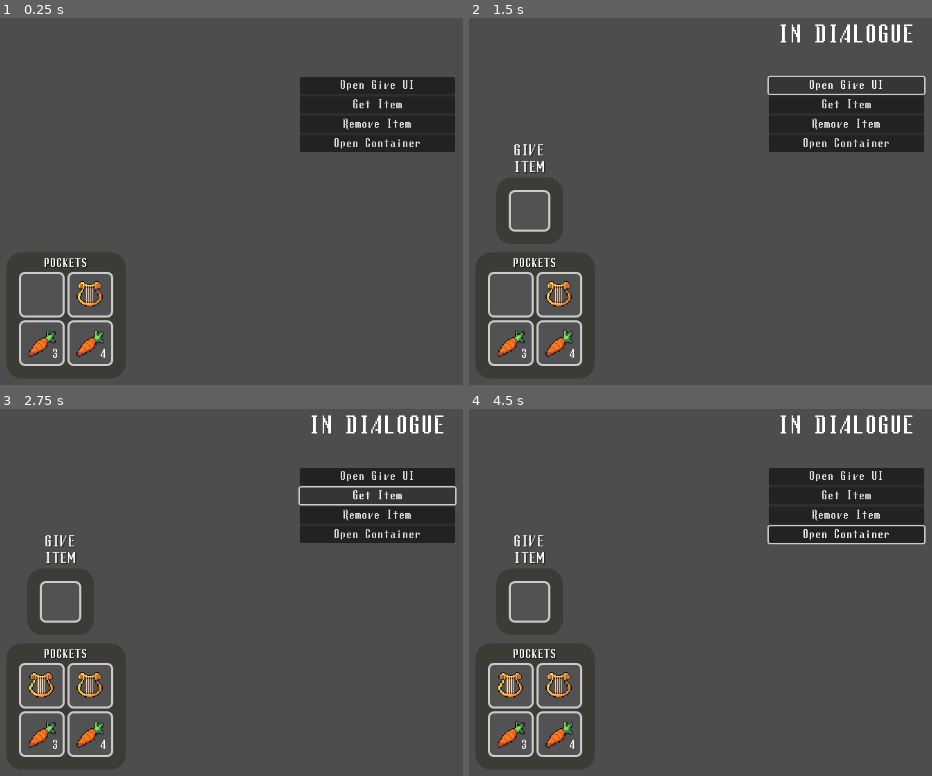
Above: before the commit, frames 1-4 (two rows, left to right).
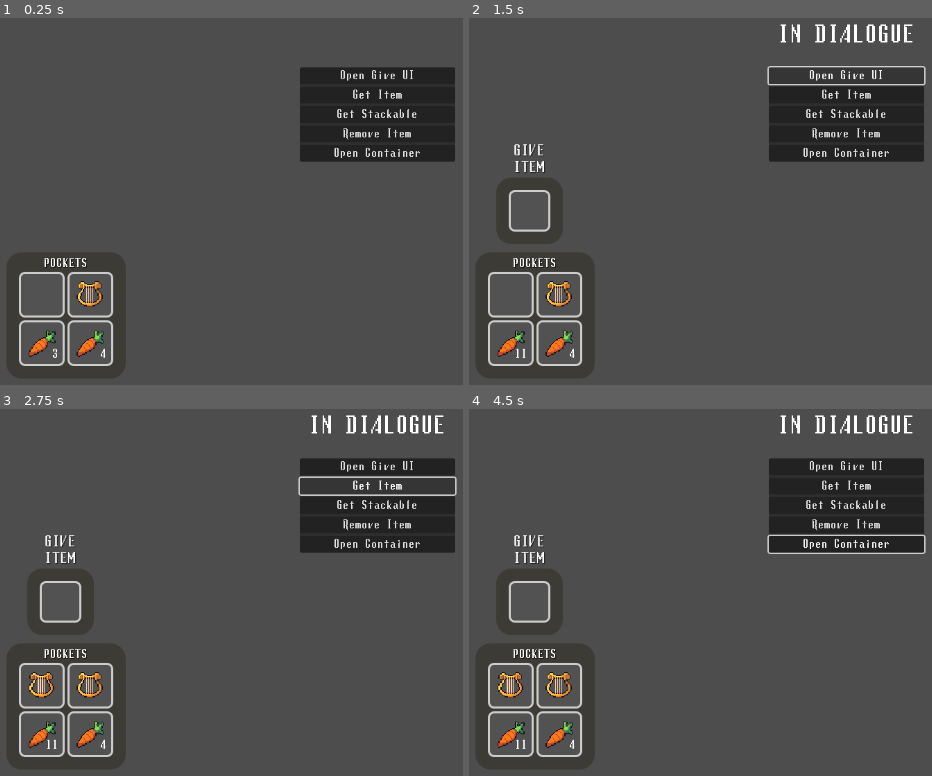
Above: after the commit, the same moments.

Repository: hamgoblin45/Fascism-Sim
Game: Godot game, scene res://Interface/inventory_ui.tscn
Same seed, same stepped clock (60 frames per second), same inputs: the game is played once before the commit and once after it.
Inputs (mouse positions are in pixels of both pictures, inside the frame that each line leads up to):
- Up to frame 1 (0.25 s): no input
- Up to frame 2 (1.5 s): click (848, 113) at 0.5 s, where only the run after the commit has a clickable "Get Stackable"; click "Open Give UI" at 1.25 s
- Up to frame 3 (2.75 s): click "Get Item" at 2 s
- Up to frame 4 (4.5 s): click "Remove Item" at 2.75 s; click "Open Container" at 3.5 s; tap Enter at 4.25 s; move the mouse to (510, 684) at 4.27 s; click (510, 684) at 4.35 s

The runs differ from the first frame. In frame 1, 2.8% of the frame differs, in the area x 64-99%, y 13-40%; in frame 2, 2.7%; in frame 3, 3.5%, in the area x 10-99%, y 13-93%; in frame 4, 3.2%.

Commit message:
Added stackable to test ui

Diff:
--- a/fasc-sim-inventory-ui/Interface/TestStuff/test_item_1.tres
+++ b/fasc-sim-inventory-ui/Interface/TestStuff/test_item_1.tres
@@ -10,6 +10,7 @@
 [resource]
 script = ExtResource("1_dwg4w")
 name = "Harp"
+id = "harp"
 texture = SubResource("AtlasTexture_m0hq4")
 description = "A simple harp"
 useable = true
--- a/fasc-sim-inventory-ui/Interface/TestStuff/test_item_2.tres
+++ b/fasc-sim-inventory-ui/Interface/TestStuff/test_item_2.tres
@@ -6,9 +6,9 @@
 [resource]
 script = ExtResource("1_kgtr7")
 name = "Carrot"
+id = "carrot"
 texture = ExtResource("2_75sg4")
 description = "Tis but a carrot."
-flavor = "Eh, what's up doc?"
 stackable = true
 useable = true
 metadata/_custom_type_script = "uid://dwbtgkwya4a0e"
--- a/fasc-sim-inventory-ui/Interface/inventory_ui.tscn
+++ b/fasc-sim-inventory-ui/Interface/inventory_ui.tscn
@@ -485,6 +485,11 @@
 layout_mode = 2
 mouse_filter = 1
 text = "Get Item"
+
+[node name="GetItemStackable" type="Button" parent="TestStuff/TestPanel/VBoxContainer"]
+layout_mode = 2
+mouse_filter = 1
+text = "Get Stackable"
 
 [node name="RemoveItem" type="Button" parent="TestStuff/TestPanel/VBoxContainer"]
 layout_mode = 2
@@ -539,5 +544,6 @@
 [connection signal="timeout" from="GrabbedSlotUI/GrabTimer" to="." method="_on_grab_timer_timeout"]
 [connection signal="pressed" from="TestStuff/TestPanel/VBoxContainer/OpenGiveUI" to="TestStuff" method="_on_open_give_ui_pressed"]
 [connection signal="pressed" from="TestStuff/TestPanel/VBoxContainer/GetItem" to="TestStuff" method="_on_get_item_pressed"]
+[connection signal="pressed" from="TestStuff/TestPanel/VBoxContainer/GetItemStackable" to="TestStuff" method="_on_get_item_stackable_pressed"]
 [connection signal="pressed" from="TestStuff/TestPanel/VBoxContainer/RemoveItem" to="TestStuff" method="_on_remove_item_pressed"]
 [connection signal="pressed" from="TestStuff/TestPanel/VBoxContainer/OpenContainer" to="TestStuff" method="_on_open_container_pressed"]
--- a/fasc-sim-inventory-ui/test_stuff.gd
+++ b/fasc-sim-inventory-ui/test_stuff.gd
@@ -46,3 +46,11 @@
 	test_slot.item_data = preload("uid://fligqycw40pd")
 	#test_slot.item_data = preload("uid://bu7k1xa16ud57")
 	EventBus.removing_item_from_inventory.emit(test_slot)
+
+
+func _on_get_item_stackable_pressed() -> void:
+	var test_slot = InventorySlotData.new()
+	#test_slot.item_data = preload("uid://fligqycw40pd")
+	test_slot.item_data = preload("uid://bu7k1xa16ud57")
+	test_slot.quantity = 4
+	EventBus.adding_item_to_inventory.emit(test_slot)
